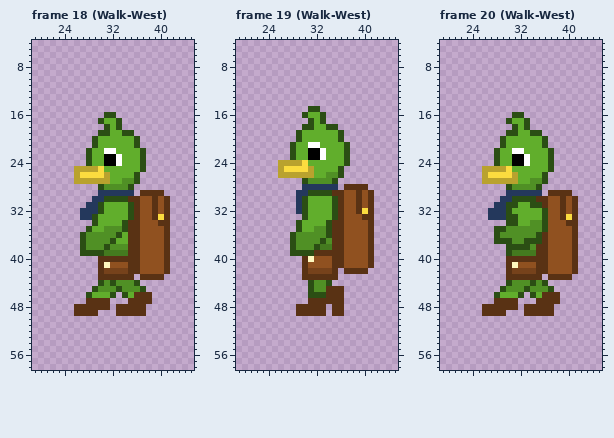
Pixel-art file: assets/aseprite/quackiev2.aseprite. The first picture shows the starting point.
64x64 pixels, 48 frames. Shown: frame 18 (Walk-West): x 19..45, y 4..58; frame 19 (Walk-West): x 19..45, y 4..58; frame 20 (Walk-West): x 19..45, y 4..58. The commit also changed other frames, which this record leaves out.
Once edited:
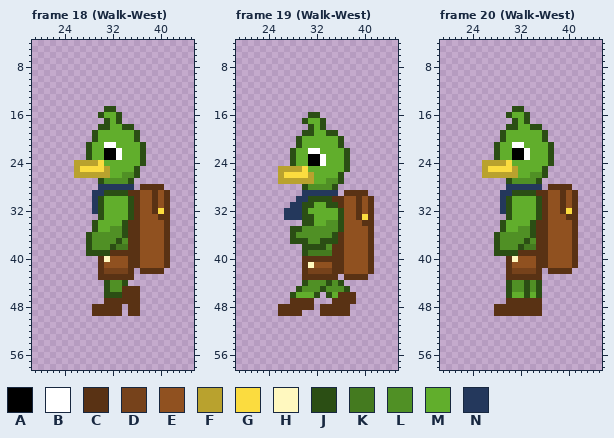
Palette (. is transparent): A #000000  B #ffffff  C #593214  D #76421b  E #905120  F #b9a22e  G #fbdc3f  H #fff8bf  J #2b4e14  K #447a1f  L #509025  M #61ae2c  N #24385c
From the commit log: quackie source file changed
From old to new:
Changed rows in their new state; - is an unchanged pixel.
Frame 18 (Walk-West):
first column x 26:
15 -----JJ---------
16 ----JMMJ--------
17 ----.J----------
18 ----J--MJJ------
19 ---JMM--MMJ-----
21 --JM-BB---MJ----
22 -----AAB--------
24 FFFFGMMM--------
25 -GGG-F----J.----
26 -FFFF---LL------
27 ....JLLL-J.-----
28 ----NNNNNN-CCCC-
29 ---N-JJJJCCEE-EC
30 ----JMMMMJ------
31 --.-------------
32 -..-----------G-
33 -...J--------EC-
34 --------------E-
35 --.J-M----------
36 -.J----LJ-------
37 -.J---LJL-------
38 -.J--LJKK-------
39 -.---JCCC-------
40 -----HEEE-------
41 -----E----------
42 ----------.CCCC.
43 -----------....-
44 ----.JL-J..-----
45 ---..J-LCCC.----
46 --...J-JCC-..---
47 --...-CCC--..---
48 ...---C-.--.----
49 ...-CCC-.--.----
Frame 19 (Walk-West):
first column x 26:
15 -----..---------
16 ----.JJ.--------
17 ----JM----------
18 ----.--J..------
19 ---.JJ--JJ.-----
21 --.J-MM---J.----
22 -----BBM--------
24 ..JMMAAB--------
25 -FFF-M----MJ----
26 -GGGG---MM------
27 FFFFFFMM-LJ-----
28 ----JLLLLJ-....-
29 ---.-NNNNN.CC-C.
30 ----NJJJJC------
31 --N--J--J-------
32 -NN------MJ---E-
33 -NNN-J---MJ--CG-
34 ---.JJ--LLJ---C-
35 --J-LL--LLJ-----
36 --------LJ------
37 ---JJ---JJ------
38 --..JJ-JL-------
39 --..-KKKK-------
40 -----CCCC-------
41 -----H----------
42 ----------CEEEEC
43 -----------CCCC-
44 ----JL---LJ-----
45 ---JLL-JLLLJ----
46 --JMMM-.JM-CC---
47 --CCC-...--CC---
48 CCC---.-C--C----
49 CCC-...-C--C----
Frame 20 (Walk-West):
first column x 26:
15 -----JJ---------
16 ----JMMJ--------
17 ----.J----------
18 ----J--MJJ------
19 ---JMM--MMJ-----
21 --JM-BB---MJ----
22 -----AAB--------
24 FFFFGMMM--------
25 -GGG-F----J.----
26 -FFFF---LL------
27 ....JLLL-J.-----
28 ----NNNNNN-CCCC-
29 ---N-JJJJCCEE-EC
30 ----JMMMMJ------
31 --.--M--M-------
32 -..------JC---G-
33 -...-M---JC--EC-
34 ---JMM--JCC---E-
35 --.-MM--JCC-----
36 --------JC------
37 ---LL---LC------
38 --JLLL-KK-------
39 --JJ-JCCC-------
40 -----HEEE-------
41 -----E----------
42 ----------.CCCC.
43 -----------....-
44 -------JLJ.-----
45 ---.J----J..----
46 --..J-MJMJ...---
47 --..--CCC-...---
48 ..----C---..----
49 ..--CCC---..----
Boxes around the changes in both pictures, in picture pixels (x1, y1, x2, y2):
changed: (74, 106, 170, 316)
changed: (278, 106, 374, 316)
changed: (482, 106, 578, 316)
